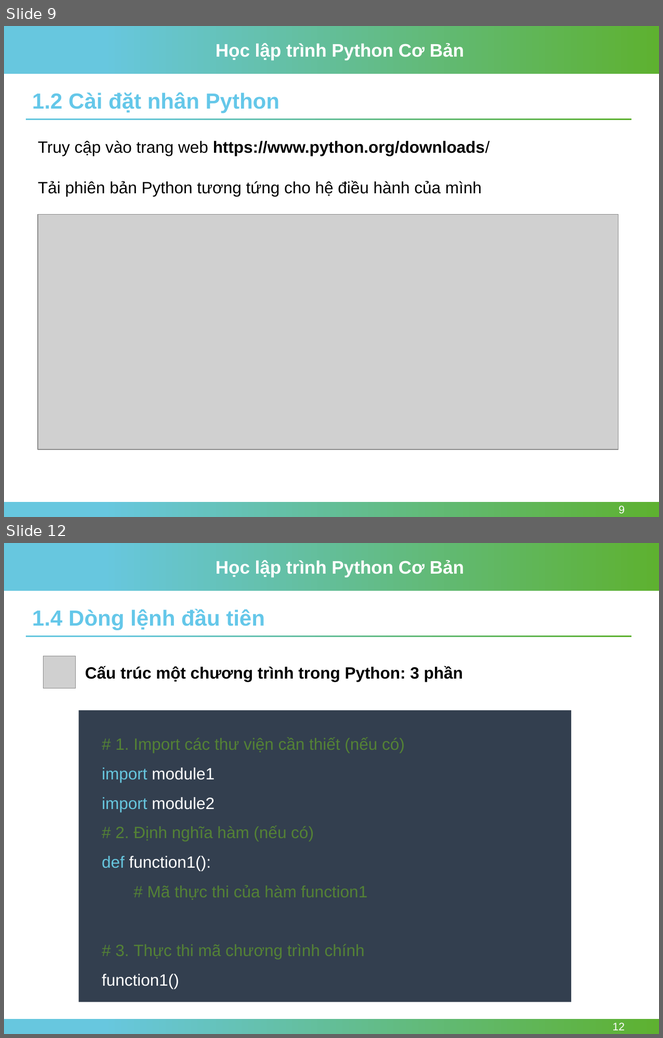
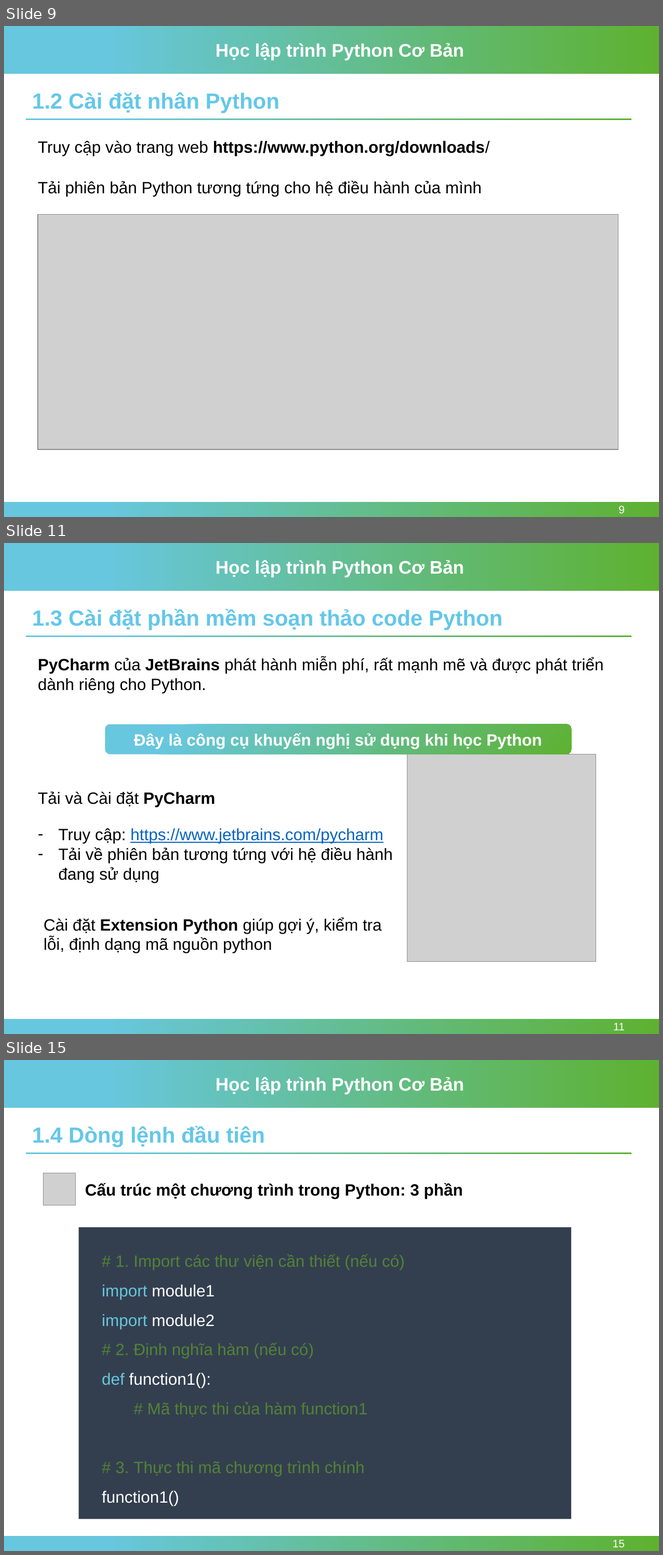
Before and after one commit to nhannn87dn/Learn-Python-Basic, a slide deck: 01-Lessions/Session-01-Getting-Started/Session-01-Getting-Started-Python.pptx. Shown one above the other, each under a label of ours: slides 9 and 12 before the commit, slides 9, 11 and 15 after it; the slides between them are not shown. The pictures are 663x1038 and 663x1555 pixels, drawn with LibreOffice and Linux fonts; fonts in the diff are those of the drawing; grey boxes stand for pictures; background and template pictures are left out. Boxes give left, top, right and bottom in pixels: in the first picture for what was removed or moved away, otherwise in the second. Text is boxed around its words. In the diff, an @@ line names an element or a change of style, - is before the commit and + after.

```diff
--- a/01-Lessions/Session-01-Getting-Started/Session-01-Getting-Started-Python.pptx
+++ b/01-Lessions/Session-01-Getting-Started/Session-01-Getting-Started-Python.pptx
@@ slide 11 added at <box>4,543,659,1034</box>, background #FFFFFF; not listed: 4 template elements that a slide beside it also shows @@
@@ text added at <box>32,609,503,630</box>, 24 pt, text #64C7E9, bold @@
+1.3 Cài đặt phần mềm soạn thảo code Python
@@ text added at <box>38,657,604,693</box>, 18 pt, text #000000 @@
+PyCharm của JetBrains phát hành miễn phí, rất mạnh mẽ và được phát triển dành riêng cho Python.
@@ rounded rectangle added at <box>105,724,571,755</box>, fill gradient #67C7DF to #5EB130, 18 pt, text #FFFFFF, bold @@
+Đây là công cụ khuyến nghị sử dụng khi học Python
@@ picture added at <box>407,755,596,962</box> @@
@@ text added at <box>38,792,215,807</box>, 18 pt, text #000000 @@
+Tải và Cài đặt PyCharm
@@ text added at <box>59,828,393,883</box>, 18 pt, text #000000 @@
+– Truy cập: https://www.jetbrains.com/pycharm
+– Tải về phiên bản tương tứng với hệ điều hành đang sử dụng
@@ text added at <box>44,918,382,953</box>, 18 pt, text #000000 @@
+Cài đặt Extension Python giúp gợi ý, kiểm tra lỗi, định dạng mã nguồn python
@@ page number added at <box>613,1023,625,1031</box>, 12 pt, text #FFFFFF @@
+11
@@ what was slide 12 is now slide 15 @@
@@ page number at <box>613,1540,625,1548</box>: text changed @@
-12
+15
```
Also in this commit, not shown: 2 slides changed, 3 other slides added, 3 other files.
